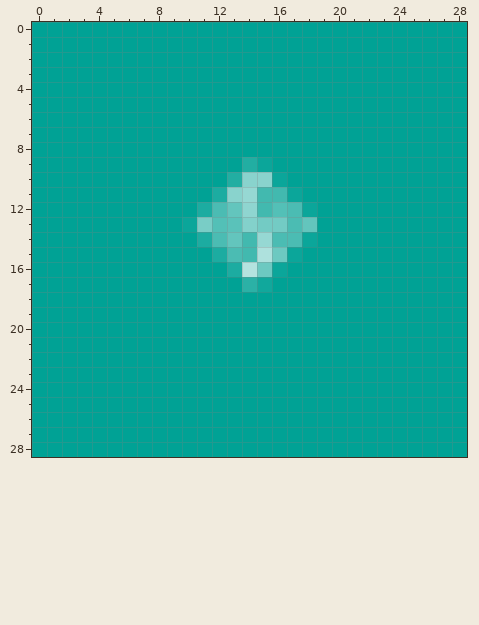
A pixel-art sprite gets an edit: res/icons/ios/icon-small.png. Above: the version before the commit.
The file is 29x29 pixels. Colours within 5 levels of each other are drawn and written as one.
New version:
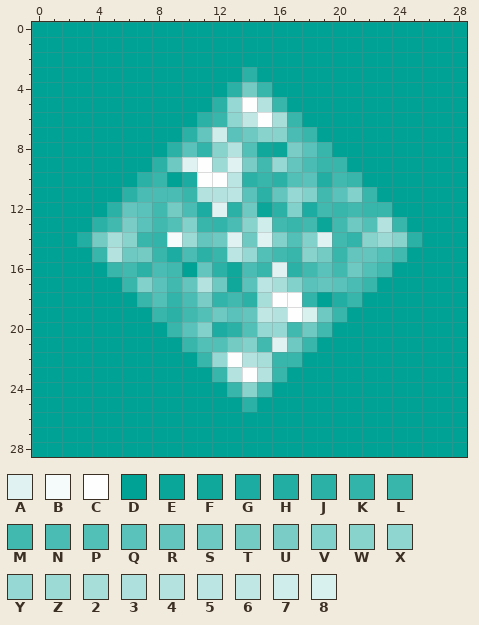
Palette (. is transparent): A #e0f3f2  B #f5fbfb  C #fefefe  D #00a295  E #0ba69a  F #11a89c  G #1caca1  H #22aea2  J #2bb1a6  K #33b4aa  L #39b6ac  M #42b9af  N #4bbcb3  P #53c0b7  Q #5ac2ba  R #63c5bd  S #6dc9c1  T #73cbc4  U #79cdc6  V #83d1cb  W #89d3cd  X #8fd5d0  Y #96d8d3  Z #9cdad5  2 #a8deda  3 #aee1dd  4 #b4e3df  5 #bae5e2  6 #c0e7e4  7 #cfedea  8 #d8f0ee
Changes in this commit:
{"y":3,"x":14,"old":"D","new":"J"}
{"y":4,"x":13,"old":"DDD","new":"JTL"}
{"y":5,"x":12,"old":"DDDDD","new":"JYC4L"}
{"y":6,"x":11,"old":"DDDDDDD","new":"JLX6C2L"}
{"y":7,"x":10,"old":"DDDDDDDDD","new":"JR7QSWWNL"}
{"y":8,"x":9,"old":"DDDDDDDDDDD","new":"JQKW4PFEUQL"}
{"y":9,"x":8,"old":"DDDDDDHEDDDDD","new":"JSACZAUMYRNLL"}
{"y":10,"x":7,"old":"DD","new":"JL"}
{"y":10,"x":10,"old":"DDDHWWEDDDDD","new":"GCC5JLJPQHML"}
{"y":11,"x":6,"old":"DDDDDDGWYMMEDDDDD","new":"JNNNL445QJRYVMQVL"}
{"y":12,"x":5,"old":"DDDDDD","new":"JRQMTN"}
{"y":12,"x":12,"old":"NRXMPNEDDDDD","new":"AJSEJVGMLMLL"}
{"y":13,"x":4,"old":"DDDDDDEUPQVTTNRDDDDDD","new":"JMUQMPVLKNW7MLMEMSP4L"}
{"y":14,"x":3,"old":"DDDDDDDDGNRMYNNEDDDDDDD","new":"HT2WLKBZRSASAVPVAMKWZWJ"}
{"y":15,"x":4,"old":"DDDDDDDDGNM3SEDDDDDDD","new":"L4STLGNJL5YPMLWTLRRPM"}
{"y":16,"x":5,"old":"DDDDD","new":"LMJNM"}
{"y":16,"x":11,"old":"DDG4SEDDDDDDD","new":"RJFNLAJMQMSPM"}
{"y":17,"x":6,"old":"DDDDDDDDJFDDDDDDD","new":"LVQMR4SFQ52VQRQNL"}
{"y":18,"x":7,"old":"DDDDDDDDDDDD","new":"LPKNUKMJ2CCK"}
{"y":18,"x":20,"old":"DD","new":"HL"}
{"y":19,"x":8,"old":"DDDDDDDDDDDDD","new":"LJMPSQR64C8SL"}
{"y":20,"x":9,"old":"DDDDDDDDDDD","new":"LQVGJPYYMSM"}
{"y":21,"x":10,"old":"DDDDDDDDD","new":"LPPTVMASL"}
{"y":22,"x":11,"old":"DDDDDDD","new":"LYC42LL"}
{"y":23,"x":12,"old":"DDDDD","new":"L4C4L"}
{"y":24,"x":13,"old":"DDD","new":"LWM"}
{"y":25,"x":14,"old":"D","new":"J"}
{"label":"changed","picture_box":[77,67,422,412]}
